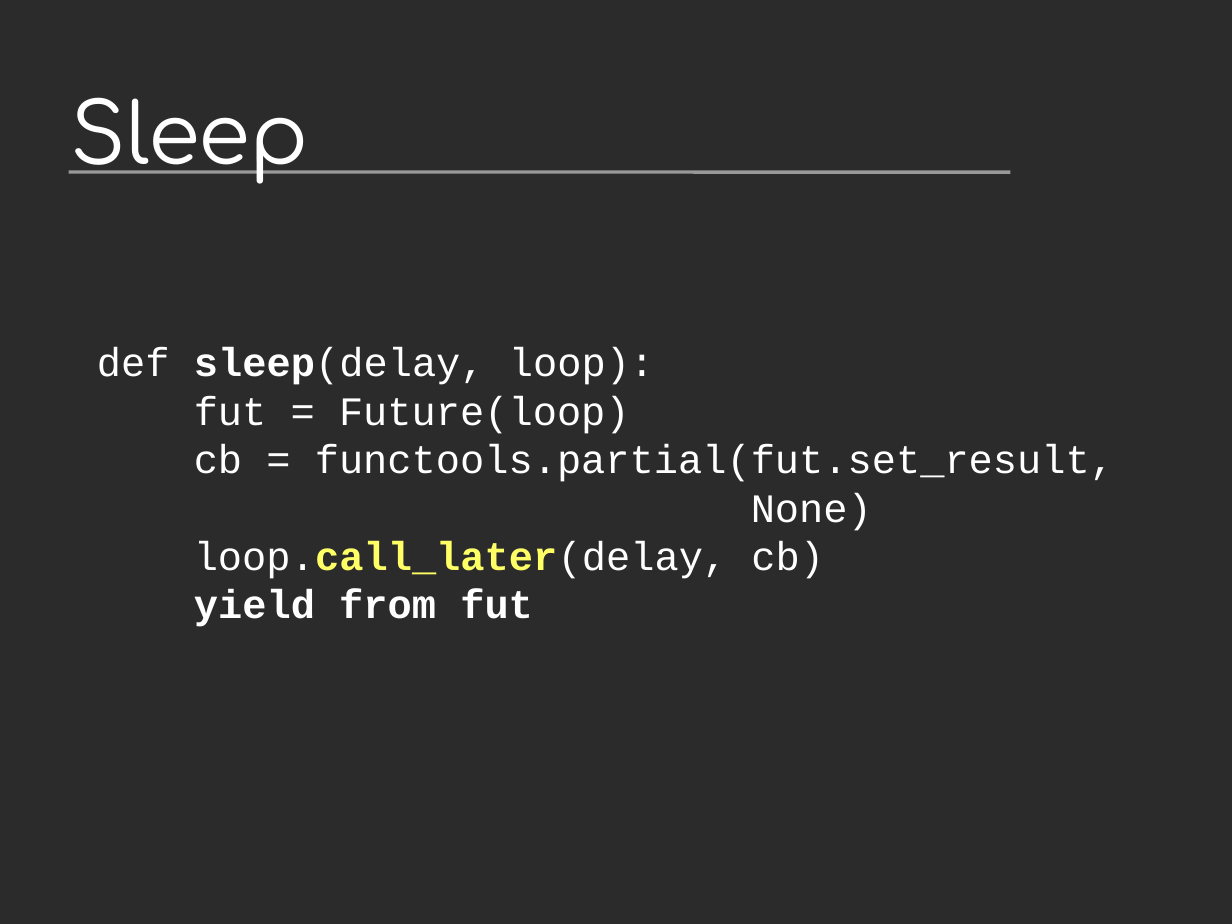
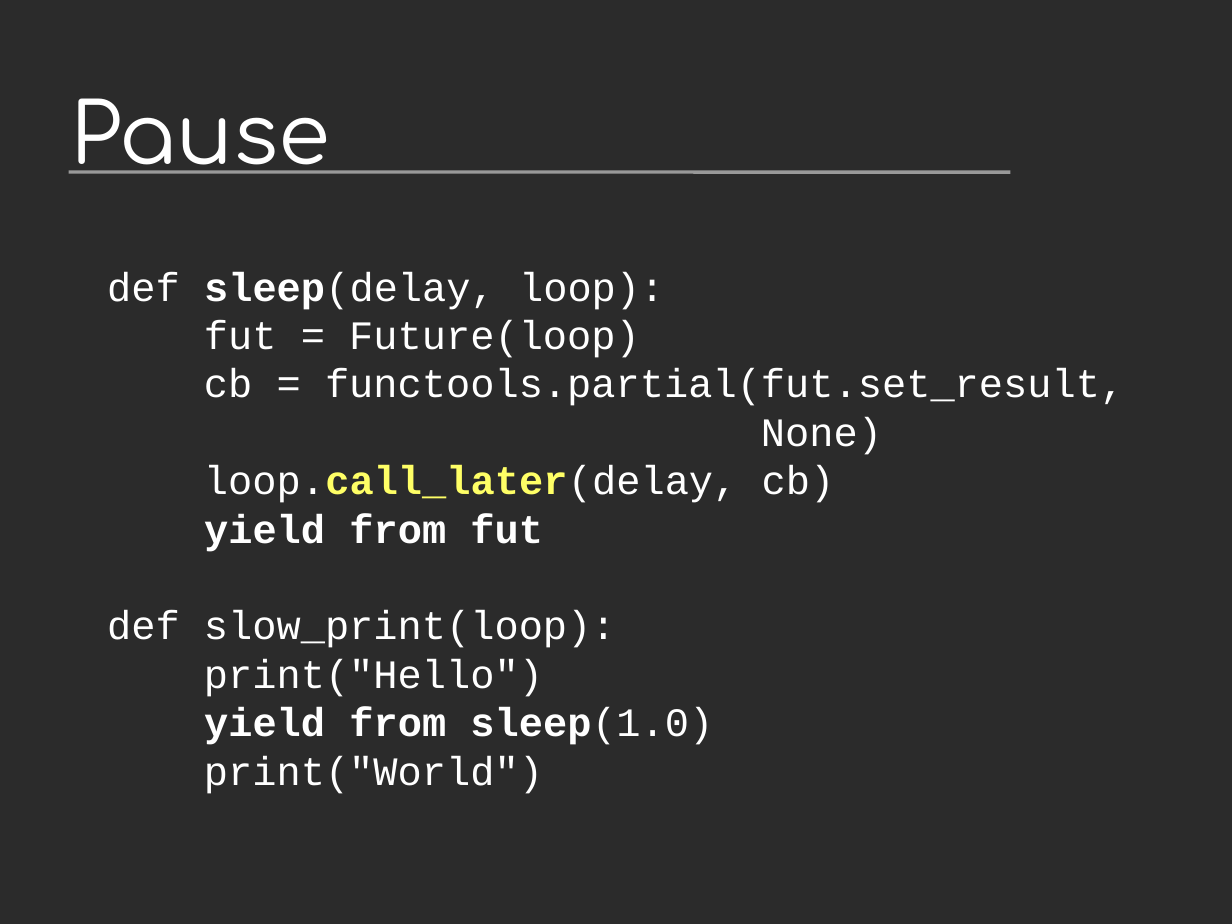
Before and after one commit to vstinner/talks, a slide deck: slide 40 of 2014-Pycon-Lyon/asyncio.odp (slide 37 before the commit). Drawn at 1232x924 pixels with LibreOffice and Linux fonts; fonts in the diff are those of the drawing; background and template pictures are left out; a plain dark background stands for a picture behind light text. Boxes give left, top, right and bottom in pixels: in the first picture for what was removed or moved away, otherwise in the second. Text is boxed around its words. In the diff, an @@ line names an element or a change of style, - is before the commit and + after.

Commit message:
sleep

```diff
--- a/2014-Pycon-Lyon/asyncio.odp
+++ b/2014-Pycon-Lyon/asyncio.odp
@@ title at (x1=71, y1=98, x2=330, y2=174): text changed @@
-Sleep
+Pause
@@ text "def sleep(delay, loop):" moved from (x1=97, y1=347, x2=1114, y2=627) to (x1=107, y1=272, x2=1124, y2=794) @@
@@ text at (x1=107, y1=610, x2=713, y2=794): paragraphs added @@
+def slow_print(loop):
+print("Hello")
+yield from sleep(1.0)
+print("World")
```
Also in this commit, not shown: 13 other slides changed, 32 slides added, 18 slides removed, 11 other files.
